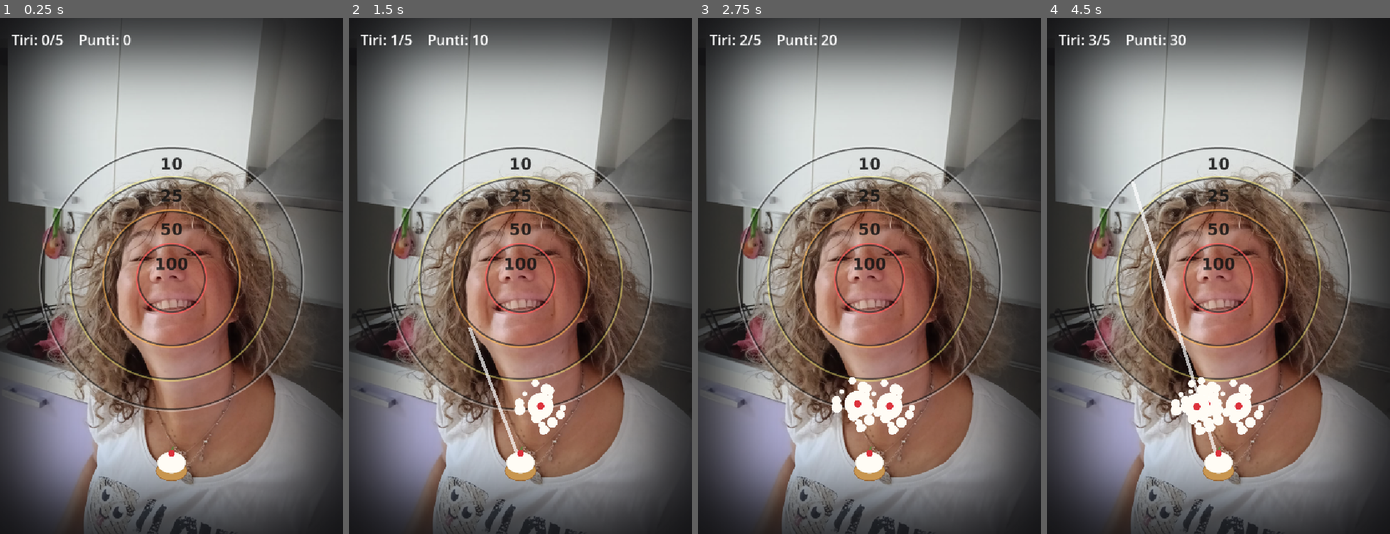
Above: before the commit, frames 1-4 (left to right).
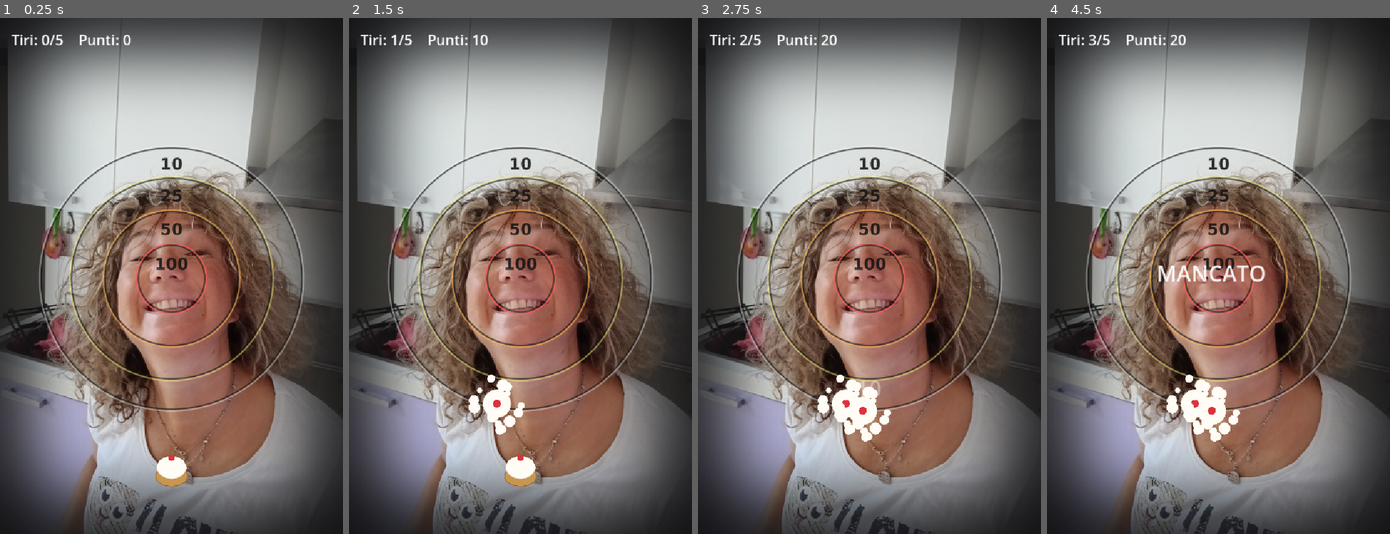
Above: after the commit, the same moments.

Repository: nicolaregge-pulse/corso-godot
Game: Godot game, scene res://main.tscn
The game is run twice, just before and just after one commit, with the same random seed, the same clock (stepped at 60 frames per second) and the same inputs.
Inputs (mouse positions are in pixels of both pictures, inside the frame that each line leads up to):
- Up to frame 1 (0.25 s): no input
- Up to frame 2 (1.5 s): tap Enter (ui_accept) at 0.5, 0.77 s; move the mouse to (595, 250) at 0.52 s; click (595, 250) at 0.67 s; drag from (451, 301) to (503, 379) at 1.27 s
- Up to frame 3 (2.75 s): move the mouse to (903, 162) at 2.02 s; click (903, 162) at 2.17 s
- Up to frame 4 (4.5 s): tap Enter (ui_accept) at 2.75, 3.77 s; drag from (1201, 379) to (1115, 198) at 2.77 s; move the mouse to (1321, 353) at 3.52 s; click (1321, 353) at 3.67 s; drag from (1115, 198) to (1167, 147) at 4.27 s

The runs differ from the first frame. In frame 1, 0.3% of the frame differs, in the area x 45-55%, y 83-91%; in frame 2, 1.9%; in frame 3, 1.8%; in frame 4, 2.5%, in the area x 24-64%, y 3-90%.

Commit message:
Torta: tiro a fionda con traiettoria e fix cache su tutti i giochi
Torta in faccia: nuovo controllo a fionda (tiri indietro col dito, vedi la
linea della traiettoria, lasci per lanciare) con tiro sempre verso l'alto
e gravita', cosi' non si schianta piu' in basso.

Cache: iniettato un piccolo script che aggiunge una versione ai file del
gioco (wasm/pck/js), cosi' quando ripubblichiamo il browser prende sempre
l'ultima versione invece di una copia vecchia. Applicato a tutti i giochi.

Co-Authored-By: Claude Opus 4.8 <noreply@anthropic.com>
Claude-Session: https://claude.ai/code/session_01Vq5FU5TvjomBhpm5HhNzUc

Diff:
--- a/torta-in-faccia/main.gd
+++ b/torta-in-faccia/main.gd
@@ -1,16 +1,17 @@
 extends Node2D
 # GIOCO — Torta in faccia.
-# Tira col dito verso la faccia: la torta parte in linea retta. Piu' centri il
-# bersaglio, piu' punti. La faccia si muove piano, per rendere la mira una sfida.
-# Hai un numero di tiri; alla fine si conta il punteggio.
+# Fionda: tocca e TIRA INDIETRO col dito. Compare una linea che ti mostra dove
+# andra' la torta. Lasci e la torta parte in arco verso la faccia. Piu' centri
+# il bersaglio, piu' punti. Hai un numero di tiri.
 #
-# LA FACCIA: e' il file faccia.png. Sostituiscilo con la foto che vuoi
-# (meglio quadrata, con la faccia al centro) e il gioco la usa da solo.
+# LA FACCIA: e' il file sfondo.png (la foto a tutto schermo). Per cambiarla si
+# rigenera lo sfondo da una nuova foto.
 
 # ===== FALLO TUO =====
 const TIRI_TOTALI: int = 5
-const VELOCITA_TORTA: float = 1500.0
-const DONDOLIO: float = 0.0             # quanto si muove il bersaglio (0 = fermo)
+const FORZA: float = 3.2
+const FORZA_MAX: float = 1500.0
+const GRAVITA: float = 1500.0
 # =====================
 
 @onready var hudVar: Label = $hudScena
@@ -24,22 +25,20 @@
 var linea: Line2D
 var splats: Array = []
 var centro: Vector2
-var centro_ora: Vector2
 var half: float
 var r100: float
 var r50: float
 var r25: float
 var r10: float
-var start_torta: Vector2
+var ancora: Vector2
 var torta_v: Vector2 = Vector2.ZERO
 var pronto: bool = true
 var in_volo: bool = false
-var premuto_prima: bool = false
-var ultimo_tocco: Vector2 = Vector2.ZERO
+var puntando: bool = false
+var dito: Vector2 = Vector2.ZERO
 var tiri: int = 0
 var punti: int = 0
 var pausa: float = 0.0
-var tempo: float = 0.0
 var vp: Vector2
 
 func _ready() -> void:
@@ -50,18 +49,15 @@
 	var sfondo_tex: Texture2D = load("res://sfondo.png")
 	var bersaglio_tex: Texture2D = load("res://bersaglio.png")
 	centro = Vector2(vp.x * 0.5, vp.y * 0.505)
-	centro_ora = centro
 	half = 290.0
 	r100 = 0.258 * half
 	r50 = 0.50 * half
 	r25 = 0.742 * half
 	r10 = 0.96 * half
-	# la foto a tutto schermo, coi bordi gia' sfumati
 	faccia = Sprite2D.new()
 	faccia.texture = sfondo_tex
 	faccia.position = Vector2(vp.x * 0.5, vp.y * 0.5)
 	campo.add_child(faccia)
-	# il bersaglio a cerchi, sopra la faccia
 	bersaglio = Sprite2D.new()
 	bersaglio.texture = bersaglio_tex
 	bersaglio.position = centro
@@ -69,15 +65,15 @@
 	bersaglio.scale = Vector2(bsc, bsc)
 	campo.add_child(bersaglio)
 	linea = Line2D.new()
-	linea.width = 7.0
-	linea.default_color = Color(1, 1, 1, 0.7)
+	linea.width = 6.0
+	linea.default_color = Color(1, 1, 1, 0.8)
 	campo.add_child(linea)
 	torta = Sprite2D.new()
 	var torta_tex: Texture2D = load("res://torta.png")
 	torta.texture = torta_tex
-	torta.scale = Vector2(96.0 / float(torta_tex.get_width()), 96.0 / float(torta_tex.get_height()))
-	start_torta = Vector2(vp.x / 2.0, vp.y - 150.0)
-	torta.position = start_torta
+	torta.scale = Vector2(100.0 / float(torta_tex.get_width()), 100.0 / float(torta_tex.get_height()))
+	ancora = Vector2(vp.x * 0.5, vp.y - 140.0)
+	torta.position = ancora
 	campo.add_child(torta)
 	hudVar.position = Vector2(24, 24)
 	hudVar.add_theme_font_size_override("font_size", 30)
@@ -94,49 +90,74 @@
 	rigiocaVar.visible = false
 	_aggiorna_hud()
 
+func _input(event: InputEvent) -> void:
+	if not pronto or in_volo:
+		return
+	if event is InputEventScreenTouch or event is InputEventMouseButton:
+		if event.pressed:
+			puntando = true
+			dito = event.position
+		else:
+			if puntando:
+				puntando = false
+				linea.points = PackedVector2Array()
+				_lancia()
+	elif (event is InputEventScreenDrag or event is InputEventMouseMotion) and puntando:
+		dito = event.position
+
 func _process(delta: float) -> void:
-	tempo += delta
-	centro_ora = centro + Vector2(sin(tempo * 1.2) * DONDOLIO, 0.0)
-	bersaglio.position = centro_ora
-	# a partita finita: INVIO per rigiocare
 	if tiri >= TIRI_TOTALI and not in_volo:
 		if Input.is_action_just_pressed("ui_accept"):
 			_ricomincia()
 		return
-	# pausa tra un tiro e l'altro
 	if not pronto and not in_volo and pausa > 0.0:
 		pausa -= delta
 		if pausa <= 0.0 and tiri < TIRI_TOTALI:
 			_rimetti()
 	if in_volo:
 		_vola(delta)
-	else:
-		_mira()
-
-func _mira() -> void:
-	var premuto: bool = Input.is_mouse_button_pressed(MOUSE_BUTTON_LEFT)
-	var p: Vector2 = get_viewport().get_mouse_position()
-	if pronto and premuto:
-		ultimo_tocco = p
-		linea.points = PackedVector2Array([torta.position, p])
-	elif premuto_prima and not premuto and pronto:
-		linea.points = PackedVector2Array()
-		var dir: Vector2 = ultimo_tocco - torta.position
-		if dir.length() > 40.0:
-			torta_v = dir.normalized() * VELOCITA_TORTA
-			in_volo = true
-			pronto = false
-	if not premuto:
-		linea.points = PackedVector2Array()
-	premuto_prima = premuto
+	elif puntando and pronto:
+		linea.points = _traiettoria()
+
+func _v0() -> Vector2:
+	var tira: Vector2 = ancora - dito         # tiri indietro: la torta va all'opposto
+	var v: Vector2 = tira * FORZA
+	if v.length() > FORZA_MAX:
+		v = v.normalized() * FORZA_MAX
+	v.y = -abs(v.y)                            # sempre verso l'alto: mai in basso
+	return v
+
+func _traiettoria() -> PackedVector2Array:
+	var pts: PackedVector2Array = PackedVector2Array()
+	var v: Vector2 = _v0()
+	if v.length() < 60.0:
+		return pts
+	var p: Vector2 = ancora
+	for i in range(28):
+		pts.append(p)
+		v.y += GRAVITA * 0.03
+		p += v * 0.03
+		if p.y > vp.y + 40.0 or p.x < -40.0 or p.x > vp.x + 40.0:
+			break
+	return pts
+
+func _lancia() -> void:
+	var v: Vector2 = _v0()
+	if v.length() < 60.0:
+		return
+	torta.position = ancora
+	torta_v = v
+	in_volo = true
+	pronto = false
 
 func _vola(delta: float) -> void:
+	torta_v.y += GRAVITA * delta
 	torta.position += torta_v * delta
-	torta.rotation += delta * 6.0
-	var d: float = torta.position.distance_to(centro_ora)
+	torta.rotation += delta * 8.0
+	var d: float = torta.position.distance_to(centro)
 	if d <= r10:
 		_colpito(torta.position, d)
-	elif torta.position.x < -120.0 or torta.position.x > vp.x + 120.0 or torta.position.y < -120.0 or torta.position.y > vp.y + 120.0:
+	elif torta.position.y > vp.y + 120.0 or torta.position.x < -120.0 or torta.position.x > vp.x + 120.0:
 		_mancato()
 
 func _colpito(pos: Vector2, d: float) -> void:
@@ -153,7 +174,7 @@
 	_fine_tiro()
 
 func _mancato() -> void:
-	_mostra_scritta(centro_ora + Vector2(0, half + 30.0), "MANCATO")
+	_mostra_scritta(Vector2(vp.x / 2.0 - 90.0, vp.y * 0.5), "MANCATO")
 	_fine_tiro()
 
 func _fine_tiro() -> void:
@@ -167,7 +188,7 @@
 		pausa = 0.5
 
 func _rimetti() -> void:
-	torta.position = start_torta
+	torta.position = ancora
 	torta.rotation = 0.0
 	torta.visible = true
 	torta_v = Vector2.ZERO
@@ -177,7 +198,7 @@
 	var s: Sprite2D = Sprite2D.new()
 	var tex: Texture2D = load("res://splat.png")
 	s.texture = tex
-	s.scale = Vector2(120.0 / float(tex.get_width()), 120.0 / float(tex.get_height()))
+	s.scale = Vector2(130.0 / float(tex.get_width()), 130.0 / float(tex.get_height()))
 	s.position = pos
 	campo.add_child(s)
 	splats.append(s)
@@ -185,7 +206,7 @@
 func _mostra_scritta(pos: Vector2, txt: String) -> void:
 	var l: Label = Label.new()
 	l.text = txt
-	l.add_theme_font_size_override("font_size", 44)
+	l.add_theme_font_size_override("font_size", 46)
 	l.position = pos - Vector2(40, 30)
 	add_child(l)
 	var tw: Tween = create_tween().set_parallel(true)
@@ -208,8 +229,10 @@
 	tiri = 0
 	in_volo = false
 	pronto = true
+	puntando = false
 	pausa = 0.0
-	torta.position = start_torta
+	linea.points = PackedVector2Array()
+	torta.position = ancora
 	torta.rotation = 0.0
 	torta.visible = true
 	torta_v = Vector2.ZERO
Not shown, changed: docs/asteroidi/index.html
Not shown, changed: docs/index.html
Not shown, changed: docs/mattoni/index.html
Not shown, changed: docs/quindici/index.html
Not shown, changed: docs/talpa/index.html
Not shown, changed: docs/torta/index.html
Not shown, changed: docs/torta/index.pck
